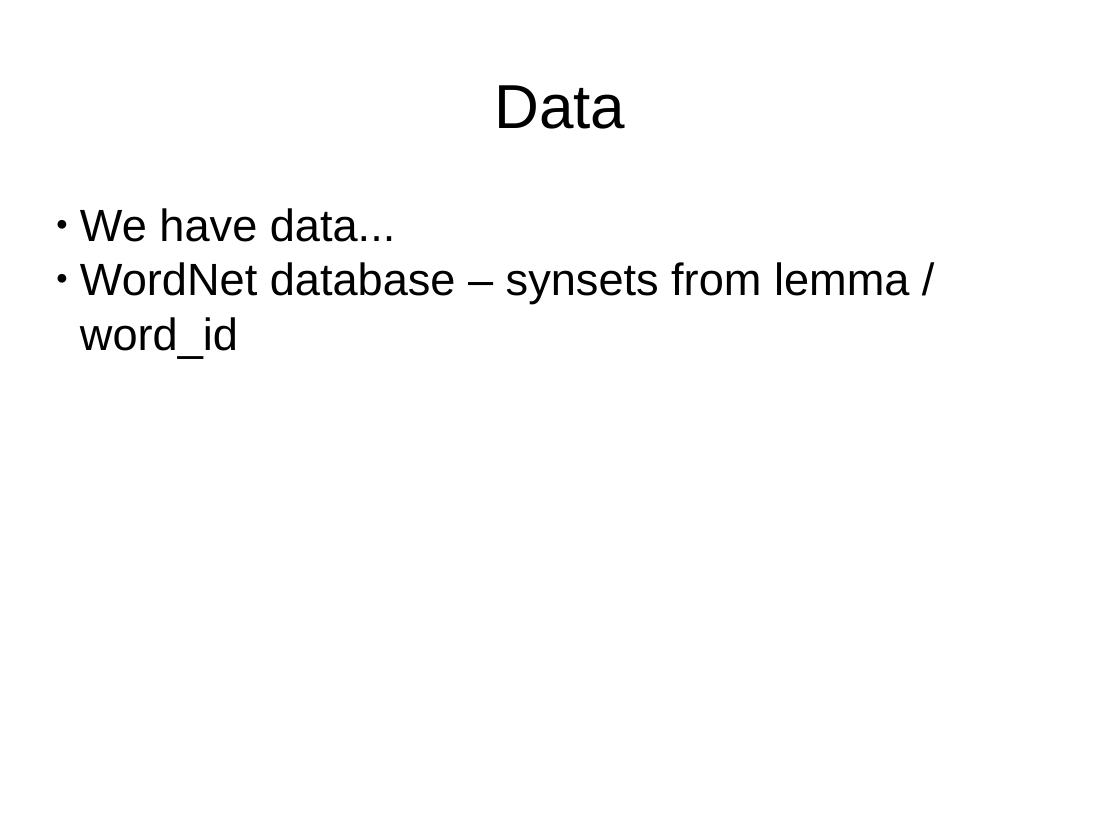
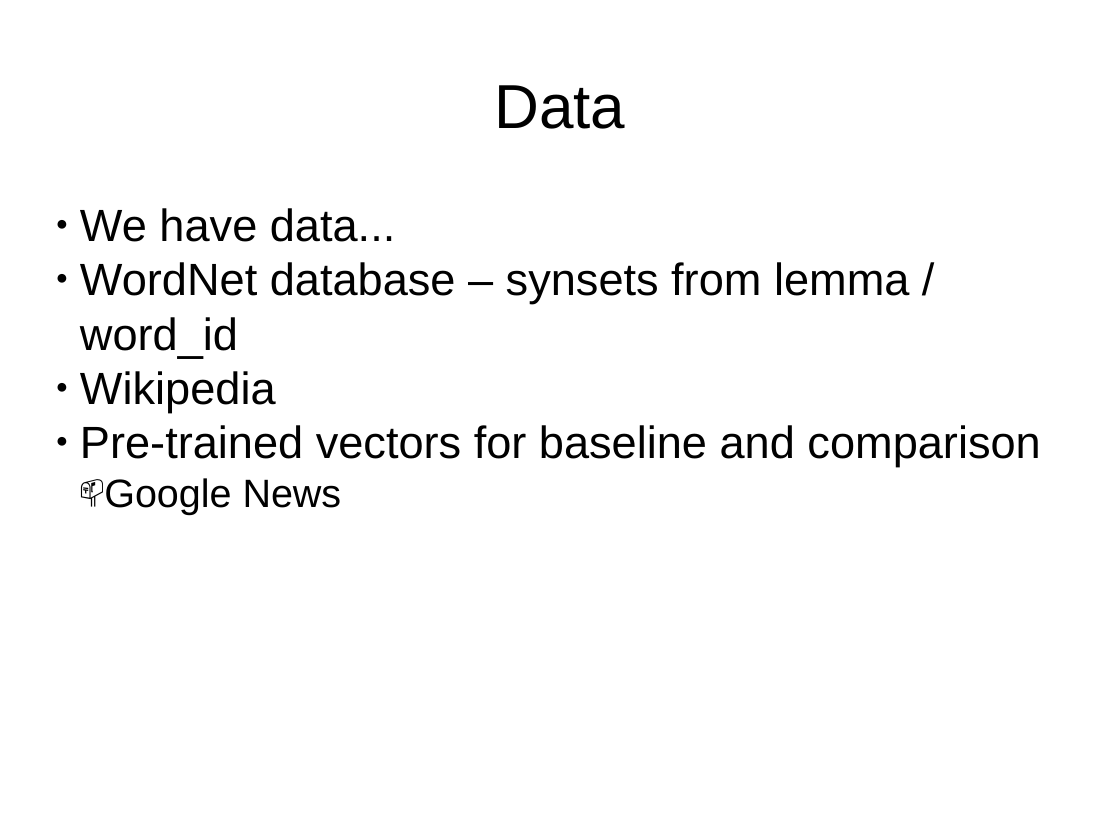
Before and after one commit to ElanHR/deeplearning4j, a slide deck: slide 10 of presentation.pptx (slide 9 before the commit). Drawn at 1120x840 pixels with LibreOffice and Linux fonts; fonts in the diff are those of the drawing. Boxes give left, top, right and bottom in pixels: in the first picture for what was removed or moved away, otherwise in the second. Text is boxed around its words. In the diff, an @@ line names an element or a change of style, - is before the commit and + after.

Commit message:
v3?

```diff
--- a/presentation.pptx
+++ b/presentation.pptx
@@ text at (x1=80, y1=371, x2=1040, y2=514): paragraphs added @@
+● Wikipedia
+● Pre-trained vectors for baseline and comparison
+  📫 Google News
```
Also in this commit, not shown: 2 other slides changed, 2 slides added.
